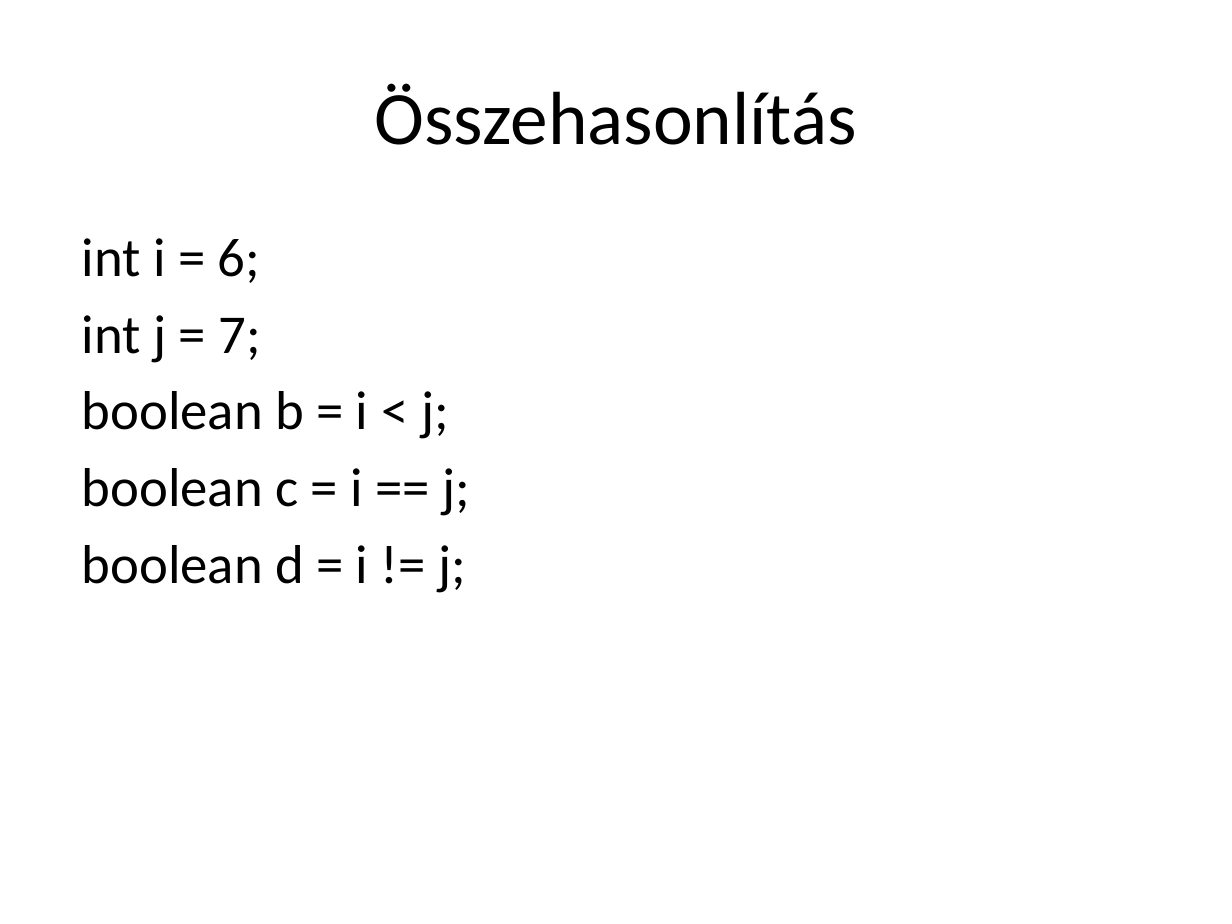
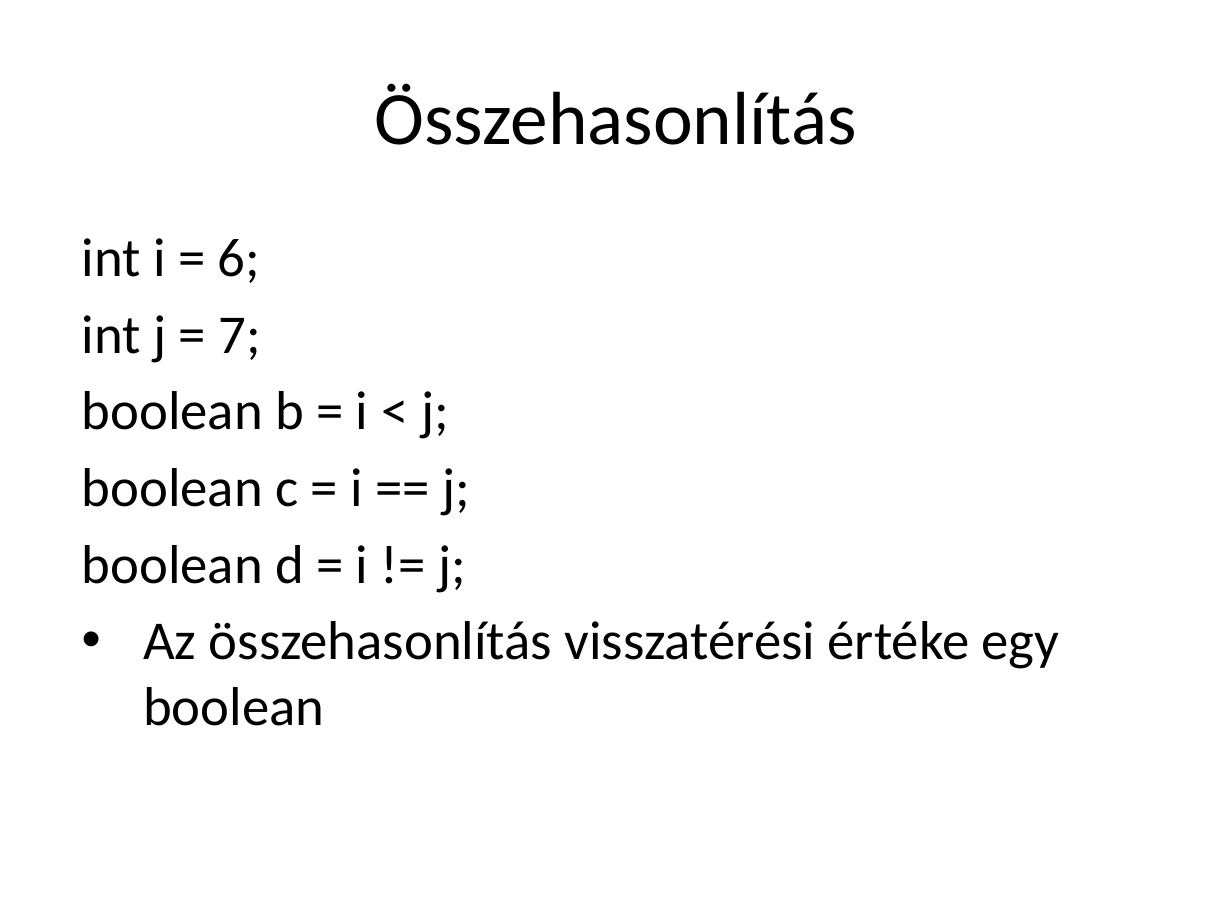
Before and after one commit to lajthabalazs/arduino, a slide deck: slide 33 of class/Arduino-cpp.pptx (slide 14 before the commit). Drawn at 1232x924 pixels with LibreOffice and Linux fonts; fonts in the diff are those of the drawing. Boxes give left, top, right and bottom in pixels: in the first picture for what was removed or moved away, otherwise in the second. Text is boxed around its words. In the diff, an @@ line names an element or a change of style, - is before the commit and + after.

```diff
--- a/class/Arduino-cpp.pptx
+++ b/class/Arduino-cpp.pptx
@@ text at (143,621,1060,726): paragraph added @@
+• Az összehasonlítás visszatérési értéke egy boolean
```
Also in this commit, not shown: 11 other slides changed, 24 slides added, 1 slide removed, 1 other file.
